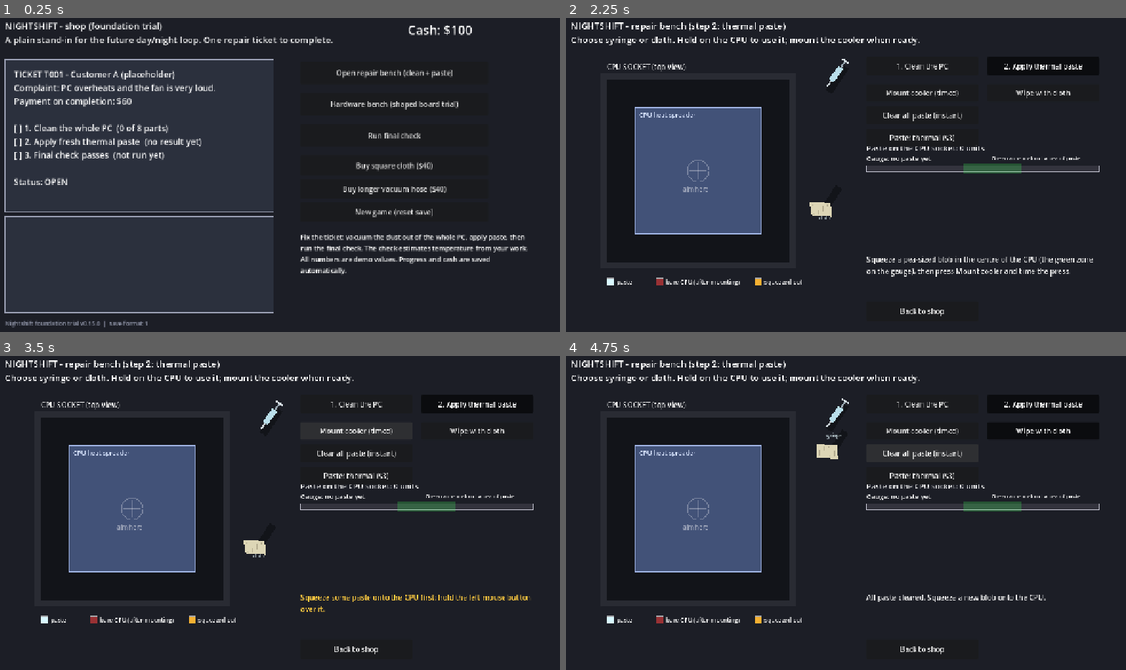
Above: before the commit, frames 1-4 (two rows, left to right).
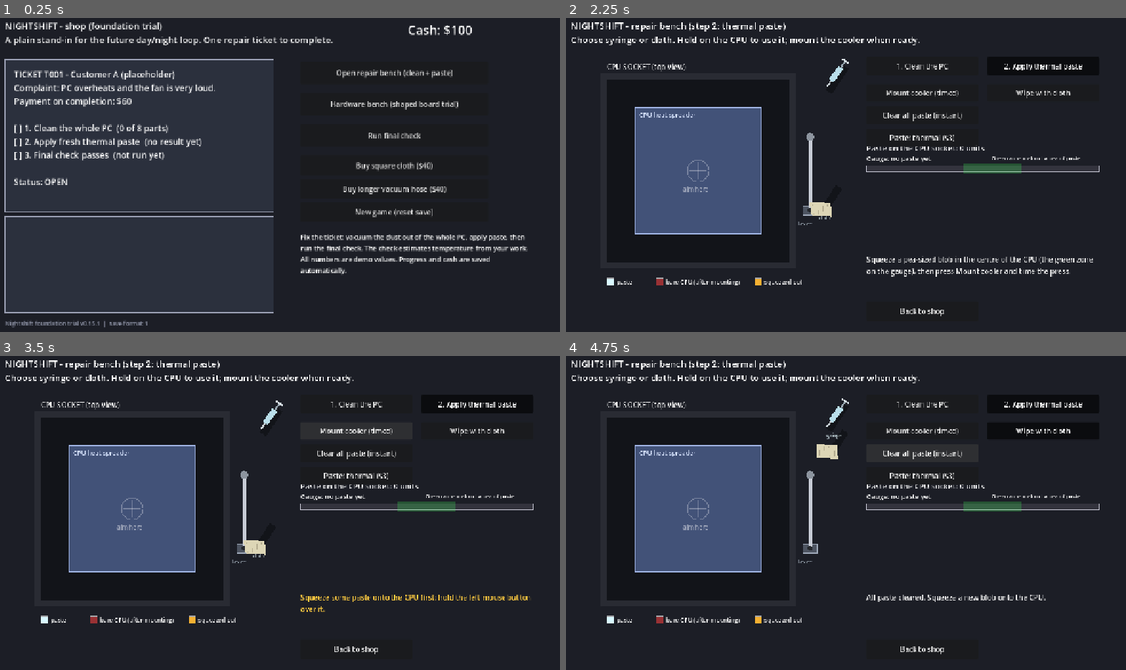
Above: after the commit, the same moments.

Repository: 123rearearcode/nighshift_real
Game: Godot game, scene res://scenes/shop.tscn
Same seed, same stepped clock (60 frames per second), same inputs: the game is played once before the commit and once after it.
Inputs:
- Up to frame 1 (0.25 s): no input
- Up to frame 2 (2.25 s): click "Open repair bench (clean + pa…" at 0.5 s; click "1. Clean the PC" at 1.25 s; click "2. Apply thermal paste" at 2 s
- Up to frame 3 (3.5 s): click "Mount cooler (timed)" at 2.75 s
- Up to frame 4 (4.75 s): click "Wipe with cloth" at 3.5 s; click "Clear all paste (instant)" at 4.25 s

The runs differ from the first frame. In frame 1, less than 0.1% of the frame differs, in the area x 17-18%, y 96-98%; in frame 2, 0.2%; in frame 3, 0.2%; in frame 4, 0.2%, in the area x 41-46%, y 36-66%.

Commit message:
v0.15.1: physical cooler lever; handoff and prompt for Codex
Co-Authored-By: Claude Opus 5.5 <noreply@anthropic.com>
Claude-Session: https://claude.ai/code/session_01RRHyDEgCNWig31UsohEBJ7

Diff:
--- a/project.godot
+++ b/project.godot
@@ -11,7 +11,7 @@
 [application]
 
 config/name="Nightshift Foundation Trial"
-config/version="0.15.0"
+config/version="0.15.1"
 run/main_scene="res://scenes/shop.tscn"
 config/features=PackedStringArray("4.7")
 
--- a/scripts/bench/mount_session.gd
+++ b/scripts/bench/mount_session.gd
@@ -6,7 +6,7 @@
 
 const PasteSim = preload("res://scripts/bench/paste_sim.gd")
 
-const MOUNT_TIME: float = 10.0         # seconds before the cooler is secured automatically
+const MOUNT_TIME: float = 10.0         # seconds of pressing; after that the paste has set and only the lever is left
 const PRESS_RISE: float = 0.45         # pressure gained per second while pressing
 const PRESS_FALL: float = 0.9          # pressure lost per second when released
 const TARGET_COVER: float = PasteSim.PERFECT_COVER      # coverage that counts as PERFECT
@@ -29,8 +29,11 @@
     pressure = 0.0
 
 
-# One tick. Returns true when time has run out (the caller then finishes the mount).
+# One tick. Returns true once time has run out: pressing then does nothing more and the cooler waits
+# for the player to pull the securing lever (0.15.1: securing is never automatic).
 func step(delta: float, pressing: bool, paste: PasteSim) -> bool:
+    if time_left <= 0.0:
+        pressing = false
     if pressing:
         pressure = minf(1.0, pressure + PRESS_RISE * delta)
     else:
@@ -38,5 +41,5 @@
     var yield_h: float = PasteSim.yield_for_pressure(pressure)
     for k in range(PasteSim.PRESS_STEPS_PER_TICK):
         paste.step(yield_h)
-    time_left -= delta
+    time_left = maxf(0.0, time_left - delta)
     return time_left <= 0.0
--- a/scripts/view/bench_view.gd
+++ b/scripts/view/bench_view.gd
@@ -107,7 +107,8 @@
 var wipe_button: Button
 var mount_button: Button
 var clear_button: Button
-var secure_button: Button
+const SECURE_LEVER := Rect2(552, 250, 44, 210)   # the cooler's retention lever beside the socket: click it to secure the cooler
+var time_up_told: bool = false
 var material_button: Button           # thermal paste or toothpaste (a scam)
 var complete_button: Button           # Complete repaste: appears after a mount, works on a good result
 var clean_controls: Array = []
@@ -227,8 +228,6 @@
     wipe_button = _make_button("Wipe with cloth", Vector2(PANEL_X + 270, 160), Vector2(250, 40), _on_wipe_toggled)
     wipe_button.toggle_mode = true
     clear_button = _make_button("Clear all paste (instant)", Vector2(PANEL_X, 210), Vector2(250, 40), _on_clear_pressed)
-    secure_button = _make_button("Secure cooler (Enter)", Vector2(PANEL_X + 270, 210), Vector2(250, 40), _finish_mount)
-    secure_button.visible = false
     material_button = _make_button("Paste: thermal ($%d)" % int(PasteMaterials.material("thermal")["cost"]), Vector2(PANEL_X, 260), Vector2(250, 40), _on_material_toggled)
     material_button.toggle_mode = true
     complete_button = _make_button("Complete repaste", Vector2(PANEL_X + 270, 260), Vector2(250, 40), _on_complete_pressed)
@@ -264,7 +263,6 @@
         c.visible = (stage == STAGE_CLEAN)
     for c: Control in paste_controls:
         c.visible = (stage == STAGE_PASTE)
-    secure_button.visible = (stage == STAGE_PASTE and mount.active)
     if stage == STAGE_CLEAN:
         status_label.position = Vector2(PANEL_X, 550)
         status_label.size = Vector2(520, 85)
@@ -338,7 +336,8 @@
     holding = false
     wiping = false
     wipe_button.button_pressed = false
-    _set_status("Press now! Hold the left mouse button over the socket (or Space). Pressure builds slowly and eases off when you let go. Release once CPU covered passes the line; stop too late and paste squeezes out. Enter or Secure cooler finishes early.", 0)
+    _set_status("Press now! Hold the left mouse button over the socket (or Space). Pressure builds slowly and eases off when you let go. Release once CPU covered passes the line; stop too late and paste squeezes out. Then click the lever beside the socket to lock the cooler down.", 0)
+    time_up_told = false
 
 
 # Thermal paste or toothpaste. Only while the CPU is bare: the two are never mixed.
@@ -480,6 +479,11 @@
                 holding = false
             return
         if mb.button_index == MOUSE_BUTTON_LEFT:
+            # The cooler is secured by physically clicking its retention lever (there is no button for it).
+            if mb.pressed and stage == STAGE_PASTE and mount.active and SECURE_LEVER.has_point(mb.position):
+                holding = false
+                _finish_mount()
+                return
             if mb.pressed:
                 # With a tool in hand a left click always uses it (it never swaps to a tool lying next to it).
                 var resting: String = "" if tools.equipped else tools.hit(mb.position,["vacuum","brush","pick"] if stage == STAGE_CLEAN else ["cloth","syringe"])
@@ -526,8 +530,6 @@
                     _select_tool(3)
             elif key.keycode == KEY_3:
                 _select_dispense()
-            elif mount.active and (key.keycode == KEY_ENTER or key.keycode == KEY_KP_ENTER):
-                _finish_mount()
 
 
 # ---------- simulation tick (fixed 60 Hz) ----------
@@ -717,7 +719,6 @@
     mount_button.disabled = mount.active
     wipe_button.disabled = mount.active
     clear_button.disabled = mount.active
-    secure_button.visible = mount.active
     material_button.disabled = mount.active
     var done: bool = bool(GameState.job["paste_done"])
     complete_button.visible = not mount.active and (not mount_result.is_empty() or done)
@@ -734,8 +735,9 @@
     var expired: bool = mount.step(delta, pressing, paste)
     live_stats = paste.measure()
     paste_dirty = true
-    if expired:
-        _finish_mount()
+    if expired and not time_up_told:
+        time_up_told = true
+        _set_status("Time is up: the paste has set. Click the lever beside the socket to lock the cooler down.", 2)
 
 func _finish_mount() -> void:
     if not mount.active:
@@ -870,6 +872,8 @@
 
 func _draw_paste_stage() -> void:
     PasteRenderer.draw_stage(self, paste, paste_texture, PASTE_ORIGIN, PASTE_CELL, mount)
+    var locked: bool = not mount.active and (not mount_result.is_empty() or bool(GameState.job["paste_done"]))
+    PasteRenderer.draw_lever(self, SECURE_LEVER, mount.active, locked, SECURE_LEVER.has_point(get_global_mouse_position()), vfx_time)
 
 func _draw_paste_panel() -> void:
     PasteRenderer.draw_panel(self, paste, PANEL_X, mount, not mount_result.is_empty(), live_stats)
--- a/scripts/view/paste_renderer.gd
+++ b/scripts/view/paste_renderer.gd
@@ -81,6 +81,26 @@
     _legend_item(canvas, Vector2(origin.x + 330, ly), COLOR_SQUEEZED, "squeezed out")
 
 
+# The cooler's retention lever beside the socket. Up = open (while mounting it can be pulled), down =
+# locked. It glows while it can be pulled and brighter under the cursor. Drawing only.
+static func draw_lever(canvas: CanvasItem, rect: Rect2, can_pull: bool, locked: bool, hovered: bool, time: float) -> void:
+    var pivot := Vector2(rect.get_center().x, rect.end.y - 18.0)
+    canvas.draw_rect(Rect2(pivot - Vector2(16, 10), Vector2(32, 22)), Color(0.30, 0.33, 0.38))
+    canvas.draw_rect(Rect2(pivot - Vector2(16, 10), Vector2(32, 22)), Color(0.62, 0.66, 0.72), false, 2.0)
+    var up: bool = not locked
+    # Open: standing straight up. Locked: folded down flat, pointing away from the socket.
+    var tip: Vector2 = pivot + (Vector2(0, -(rect.size.y - 46.0)) if up else Vector2(84, 0))
+    var arm: Color = Color(0.78, 0.80, 0.84) if not can_pull else Color(0.95, 0.85, 0.45)
+    if can_pull:
+        var glow: float = 0.35 + 0.25 * sin(time * 6.0) + (0.3 if hovered else 0.0)
+        canvas.draw_line(pivot, tip, Color(1.0, 0.85, 0.3, glow * 0.5), 16.0)
+    canvas.draw_line(pivot, tip, arm, 7.0)
+    canvas.draw_circle(tip, 9.0, Color(0.85, 0.22, 0.20) if can_pull else Color(0.55, 0.58, 0.62))
+    canvas.draw_circle(pivot, 5.0, Color(0.15, 0.16, 0.18))
+    var label: String = "LEVER\nclick to lock" if can_pull else ("locked" if locked else "lever")
+    UiStyle.label(canvas, Vector2(rect.position.x - 4, rect.end.y + 16), label, 12, Color(1.0, 0.9, 0.5) if can_pull else Color(0.7, 0.75, 0.8))
+
+
 static func _legend_item(canvas: CanvasItem, pos: Vector2, color: Color, text: String) -> void:
     canvas.draw_rect(Rect2(pos, Vector2(16, 16)), color)
     canvas.draw_rect(Rect2(pos, Vector2(16, 16)), Color(1, 1, 1, 0.6), false, 1.0)
--- a/tools/test_regressions.gd
+++ b/tools/test_regressions.gd
@@ -1056,7 +1056,20 @@
     for frame in range(170): bench._physics_process(1.0/60.0)
     bench.scripted_pressing = false
     for frame in range(20): bench._physics_process(1.0/60.0)
-    bench._finish_mount()
+    for frame in range(600): bench._physics_process(1.0/60.0)
+    check(bench.mount.active and bench.mount_result.is_empty(), "running out of time never secures the cooler by itself")
+    var miss := InputEventMouseButton.new()
+    miss.button_index = MOUSE_BUTTON_LEFT
+    miss.pressed = true
+    miss.position = Vector2(700, 600)
+    bench._input(miss)
+    check(bench.mount.active, "clicking somewhere else does not secure the cooler")
+    var lever := InputEventMouseButton.new()
+    lever.button_index = MOUSE_BUTTON_LEFT
+    lever.pressed = true
+    lever.position = bench.SECURE_LEVER.get_center()
+    bench._input(lever)
+    check(not bench.mount.active and not bench.mount_result.is_empty(), "clicking the lever beside the socket secures the cooler")
     bench._physics_process(1.0/60.0)
     var grade: String = str(bench.mount_result.get("grade", ""))
     check(grade in ["PERFECT", "GOOD ENOUGH"], "a pea-sized dot pressed for about 3 seconds gives a good result (got %s)" % grade)
Not shown, changed: CHANGELOG.md
Not shown, changed: DEVELOPMENT.md
Not shown, changed: HANDOFF.md
Not shown, changed: docs/DECISIONS.md
Not shown, changed: docs/DESIGN.md
Not shown, changed: docs/DESIGN_AGENT_PROMPT.md
Not shown, added: docs/HANDOFF_FOR_CODEX.md
